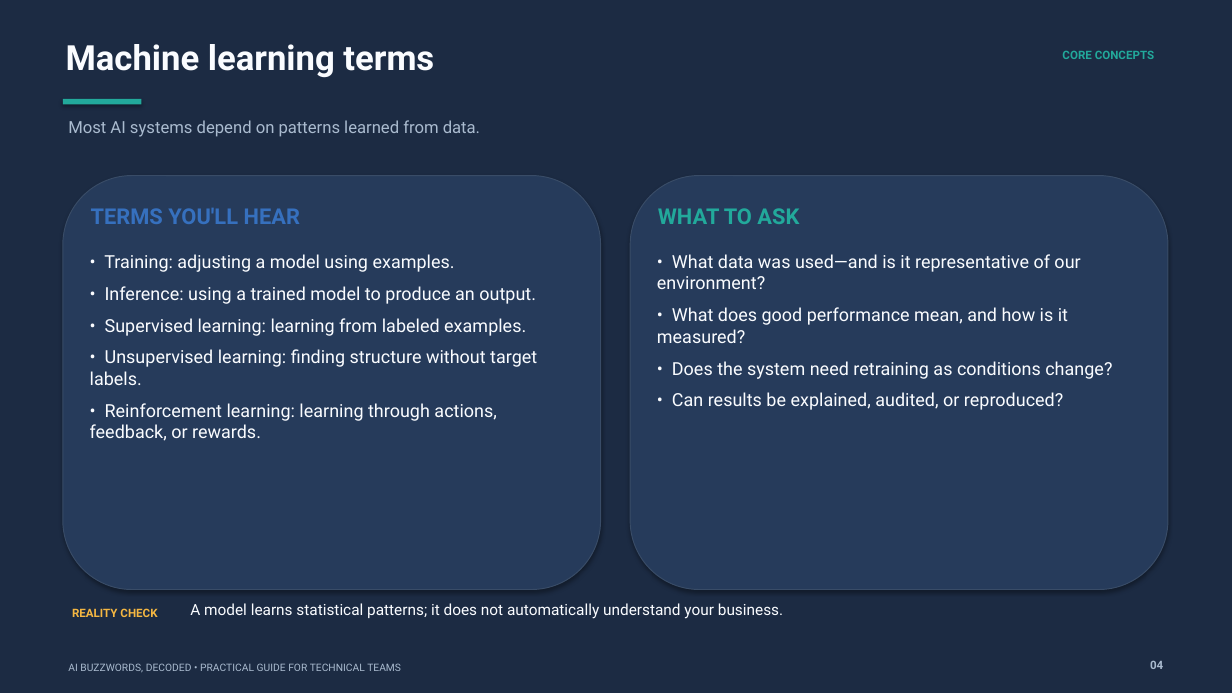
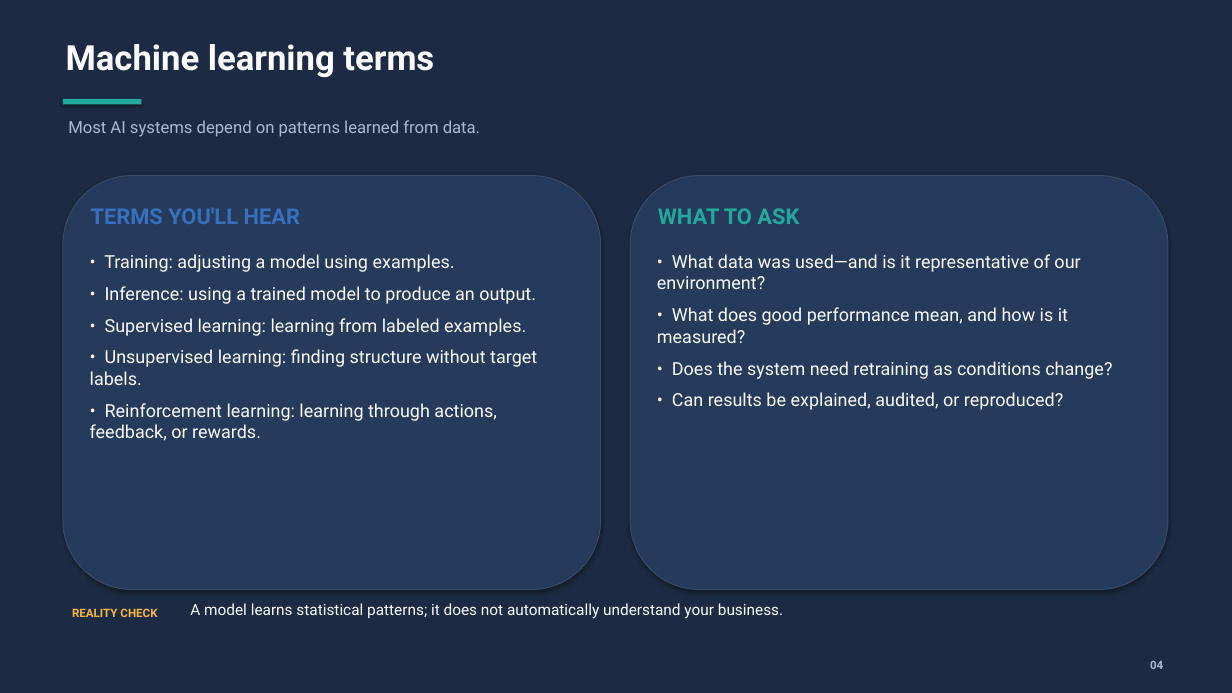
Before and after one commit to jpsider/Invoke-Automation, a slide deck: slide 7 of VMUG/Connect_FL_2026/VIAdmin_AI_Buzzwords_Consistent_Styling.pptx (slide 14 before the commit). Drawn at 1232x693 pixels with LibreOffice and Linux fonts; fonts in the diff are those of the drawing. Boxes give left, top, right and bottom in pixels: in the first picture for what was removed or moved away, otherwise in the second. Text is boxed around its words. In the diff, an @@ line names an element or a change of style, - is before the commit and + after.

Commit message:
cleaned up some random text

```diff
--- a/VMUG/Connect_FL_2026/VIAdmin_AI_Buzzwords_Consistent_Styling.pptx
+++ b/VMUG/Connect_FL_2026/VIAdmin_AI_Buzzwords_Consistent_Styling.pptx
@@ text removed at box(1062, 51, 1154, 59) @@
-CORE CONCEPTS
@@ text removed at box(68, 663, 401, 672) @@
-AI BUZZWORDS, DECODED • PRACTICAL GUIDE FOR TECHNICAL TEAMS
```
Also in this commit, not shown: 23 other slides changed, 7 slides removed.
